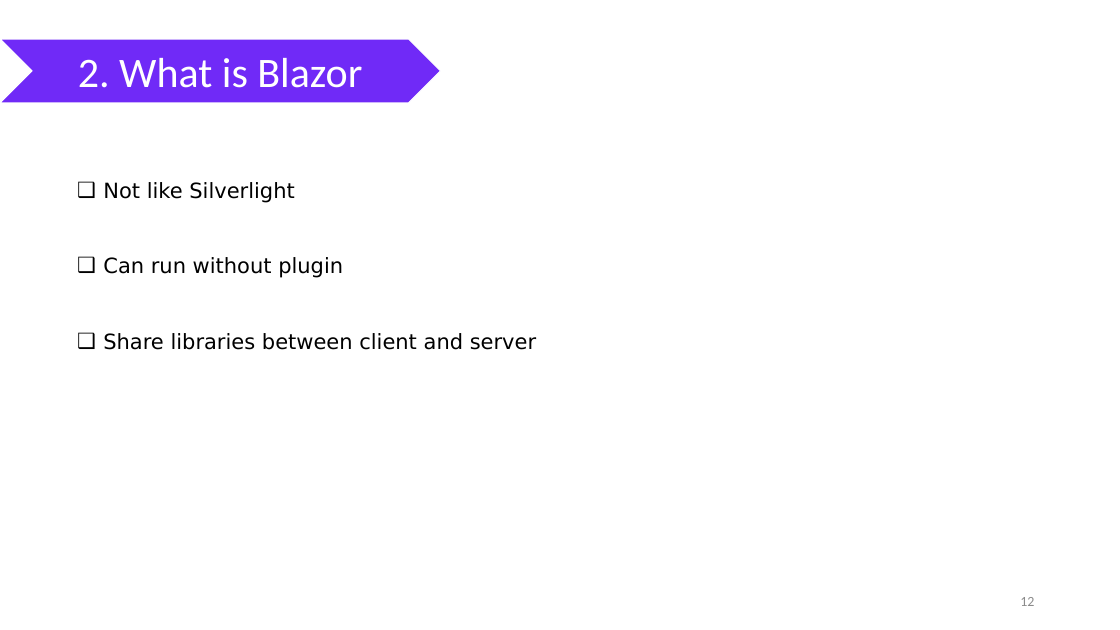
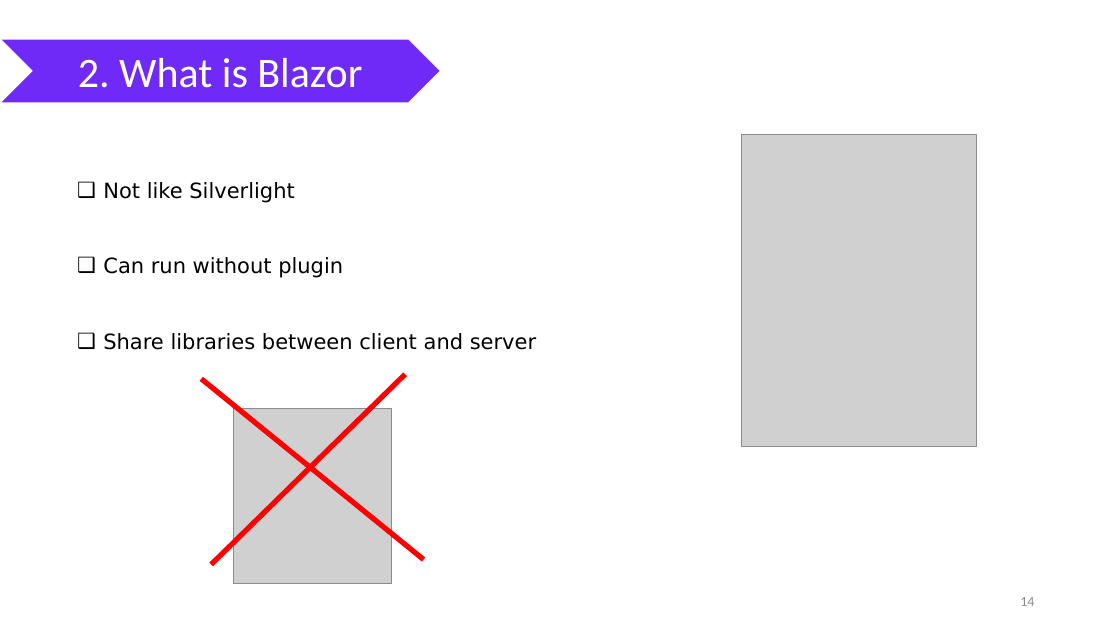
Before and after one commit to nguyenhoanthienit/blazor, a slide deck: slide 14 of Documents/seminar.pptx (slide 12 before the commit). Drawn at 1120x630 pixels with LibreOffice and Linux fonts; fonts in the diff are those of the drawing; grey boxes stand for pictures. Boxes give left, top, right and bottom in pixels: in the first picture for what was removed or moved away, otherwise in the second. Text is boxed around its words. In the diff, an @@ line names an element or a change of style, - is before the commit and + after.

Commit message:
add image for slide

```diff
--- a/Documents/seminar.pptx
+++ b/Documents/seminar.pptx
@@ picture added at (741, 134, 976, 446) @@
@@ line added from (202, 379) to (423, 560), #FF0000 4.5 pt @@
@@ line added from (405, 375) to (211, 565), #FF0000 4.5 pt @@
@@ picture added at (233, 408, 392, 584) @@
@@ page number at (1020, 597, 1034, 606): text changed @@
-12
+14
```
Also in this commit, not shown: 3 other slides changed, 2 slides added, 6 other files.
